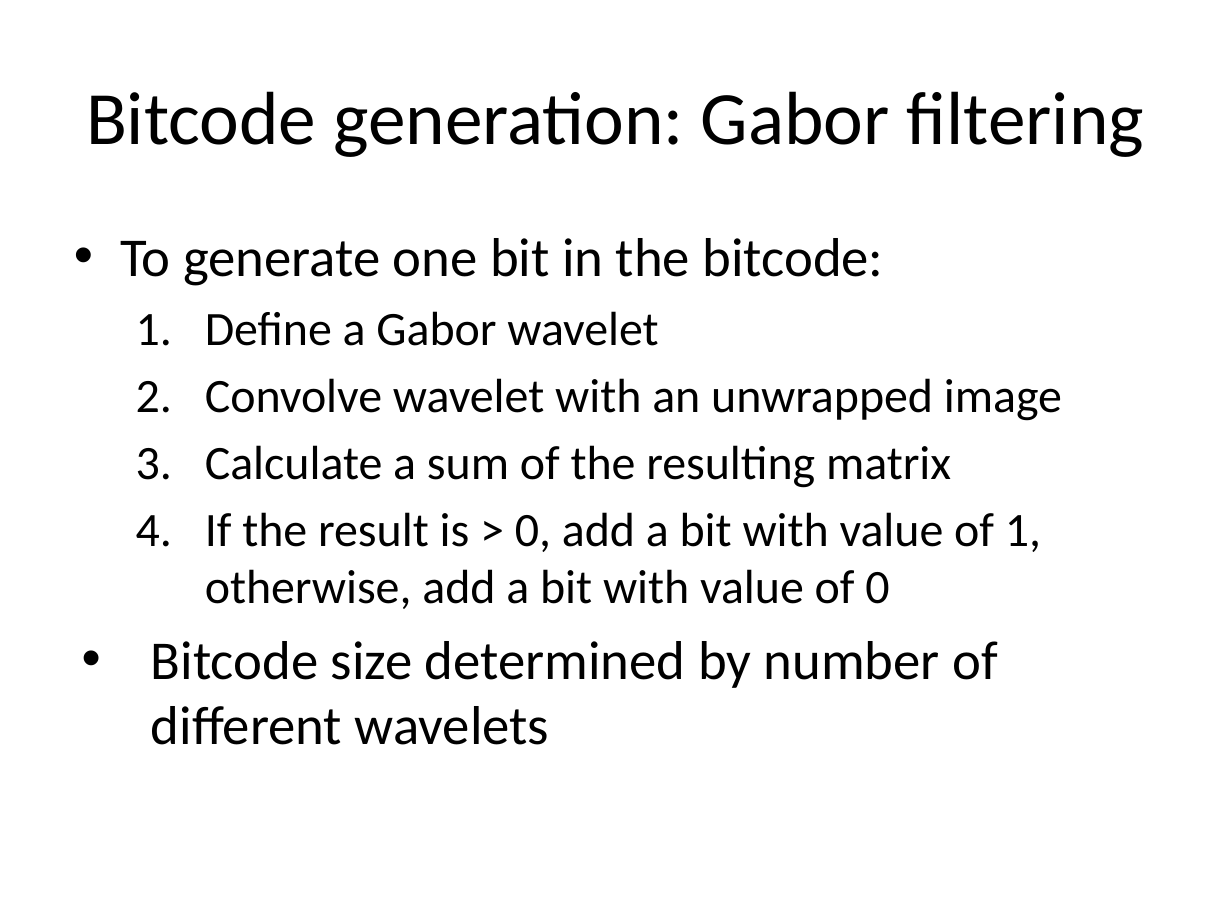
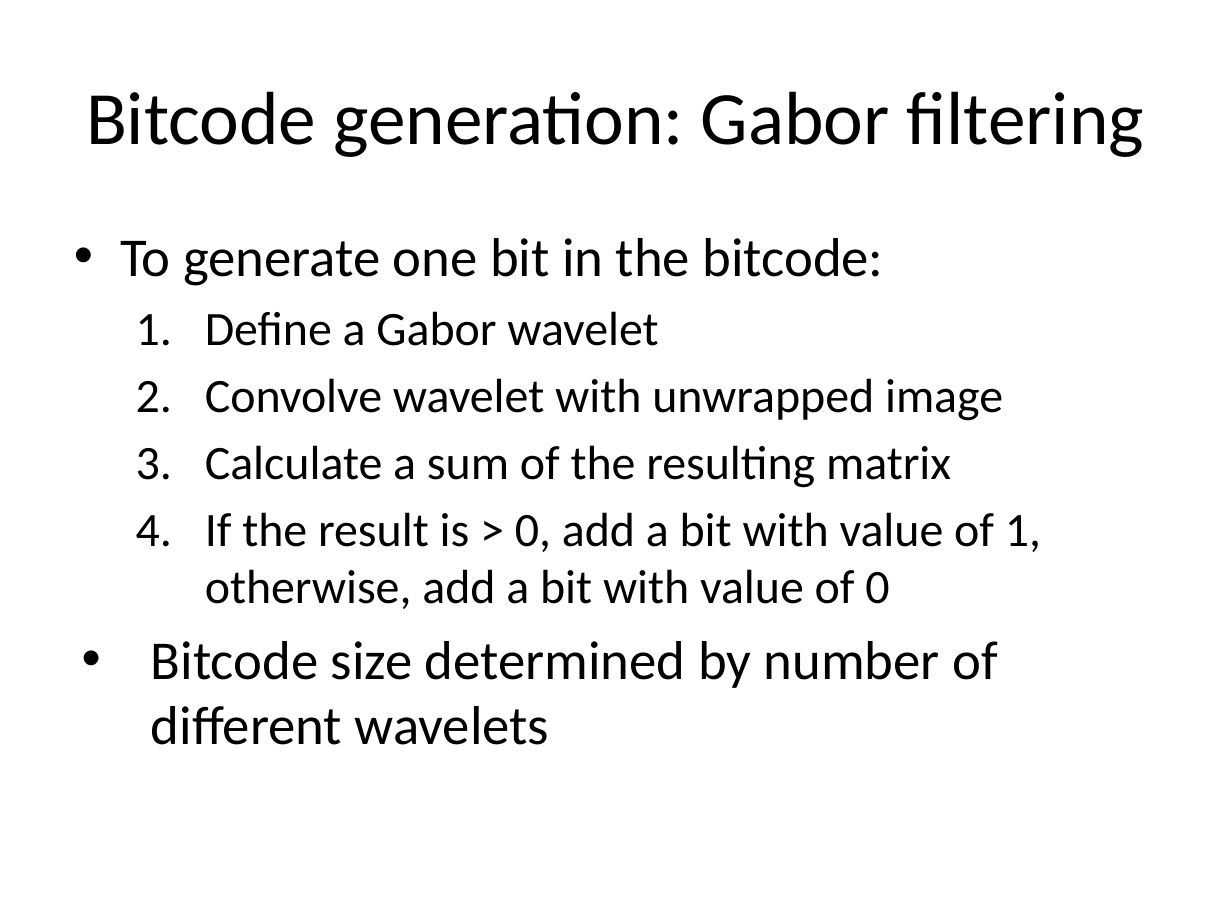
Before and after one commit to chetanadey77/irisrecognition09, a slide deck: slide 13 of Reports/Group_Presentation.pptx. Drawn at 1232x924 pixels with LibreOffice and Linux fonts; fonts in the diff are those of the drawing. Boxes give left, top, right and bottom in pixels: in the first picture for what was removed or moved away, otherwise in the second. Text is boxed around its words. In the diff, an @@ line names an element or a change of style, - is before the commit and + after.

```diff
--- a/Reports/Group_Presentation.pptx
+++ b/Reports/Group_Presentation.pptx
@@ text at [205, 378, 1003, 421]: text changed @@
-  2. Convolve wavelet with an unwrapped image
+  2. Convolve wavelet with unwrapped image
```
Also in this commit, not shown: 3 other slides changed.
